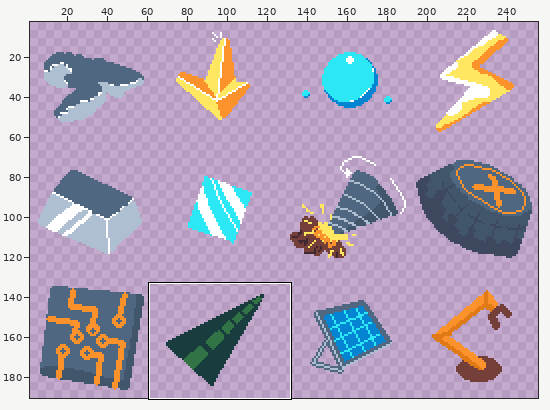
A sprite sheet gets an edit: sprites/items.png. Above: a wide view before the commit, with the close-up outlined.
Close-up. Earlier state:
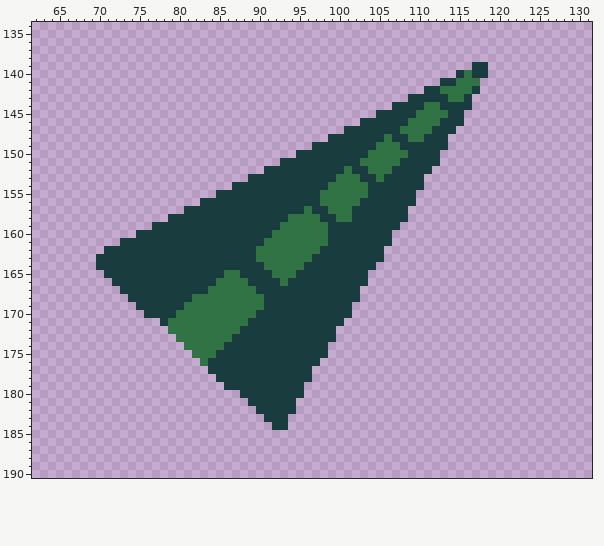
The file is 256x192 pixels. Shown: x 62..131, y 134..190. The wide view leaves out empty margins.
New version:
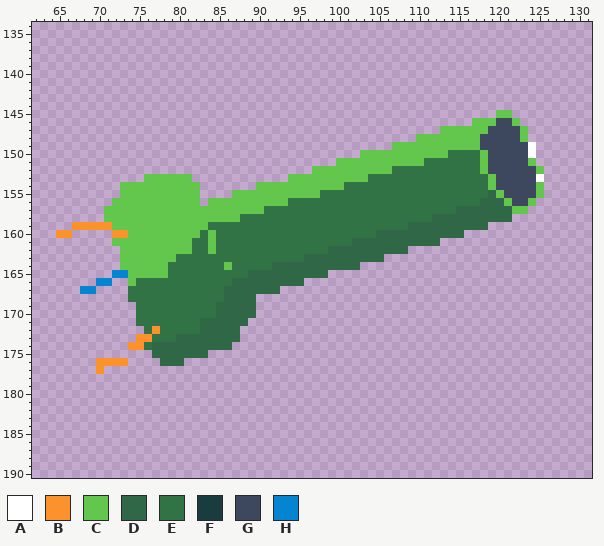
Palette (. is transparent): A #ffffff  B #fb922b  C #63c64d  D #306747  E #327345  F #193d3f  G #3d475d  H #0484d1
Change:
Changed rows in their new state; - is an unchanged pixel.
first column x 65:
139 ----------------------------------------------------..-------
140 --------------------------------------------------....-------
141 ------------------------------------------------.....--------
142 ----------------------------------------------.......--------
143 --------------------------------------------........---------
144 ------------------------------------------..........---------
145 ----------------------------------------...........----CC----
146 --------------------------------------.............-CCCGGC---
147 ------------------------------------............CCCCCCGGGGC--
148 ----------------------------------...........CCCCCCCCGGGGGC--
149 --------------------------------..........CCCCCCCCCCCGGGGGGA-
150 ------------------------------........CCCCCCCCCCCEEEECGGGGGA-
151 ----------------------------.......CCCCCCCCCCCEEEEEEECGGGGGC-
152 --------------------------......CCCCCCCCCCEEEEEEEEEEECGGGGGGC
153 -----------CCCCCC-------.....CCCCCCCCCCE-EEEEEEEEEEEEECGGGGGA
154 --------CCCCCCCCCC----...CCCCCCCCCCC---EEEEEEEEEEEEEEECGGGGGC
155 --------CCCCCCCCCC--..CCCCCCCCCCC------EEEEEEEEEEEEEEEDCGGGGC
156 -------CCCCCCCCCCC.CCCCCCCCCCEEEE-----EEEEEEEEEEEEEEEDDDCGGC-
157 ------CCCCCCCCCCCCCCCCCCCCEEEEE-EE---EEEEEEEEEEEEEDDDDDDDCC--
158 ------CCCCCCCCCCCCCCCCCEEEEEE----EE--EEEEEEEEEEDDDDDDDDDD----
159 --BBBBBCCCCCCCCCCCCEEEEEEEEE------EEEEEEEEEEDDDDDDDDDD-------
160 BB-----BBCCCCCCCCCECEEEEEEE-------EEEEEEDDDDDDDDDDD----------
161 -------CCCCCCCCCCEECEEEEEE--------EEEDDDDDDDDDDD-------------
162 ------..CCCCCCCCCEECEEEEE--------EDDDDDDDDDD-----------------
163 -----...CCCCCCCEEEEEEEEEE------DDDDDDDDDD--------------------
164 -----...CCCCCCEEEEEEECEEEE-DDDDDDDDDDD..---------------------
165 ------.HHCCCCCEEEEEEE--EDDDDDDDDDD.....----------------------
166 -----HH..CEEEEEEEEEE--DDDDDDDDD........----------------------
167 ---HH---.EEEEEEEEEE--DDDDDDD..........-----------------------
168 ---------EEEEEEEE----DDDD.............-----------------------
169 ----------EEEEEE----DDDDD............------------------------
170 ----------EEEEE-----DDDDD............------------------------
171 ----------EEEE----DDDDDD............-------------------------
172 -----------EBE----DDDDD............--------------------------
173 ----------BBEEEDDDDDDDD............--------------------------
174 ---------BBEDDDDDDDDDD............---------------------------
175 ------------DDDDDDD...............---------------------------
176 -----BBBB----DDD--...............----------------------------
177 -----B-------------.............-----------------------------
178 --------------------............-----------------------------
179 ---------------------..........------------------------------
180 -----------------------........------------------------------
181 ------------------------......-------------------------------
182 -------------------------.....-------------------------------
183 --------------------------...--------------------------------
184 ---------------------------..--------------------------------
Boxes around the changes in both close-ups, in picture pixels (x1, y1, x2, y2):
changed: (56, 62, 544, 430)
